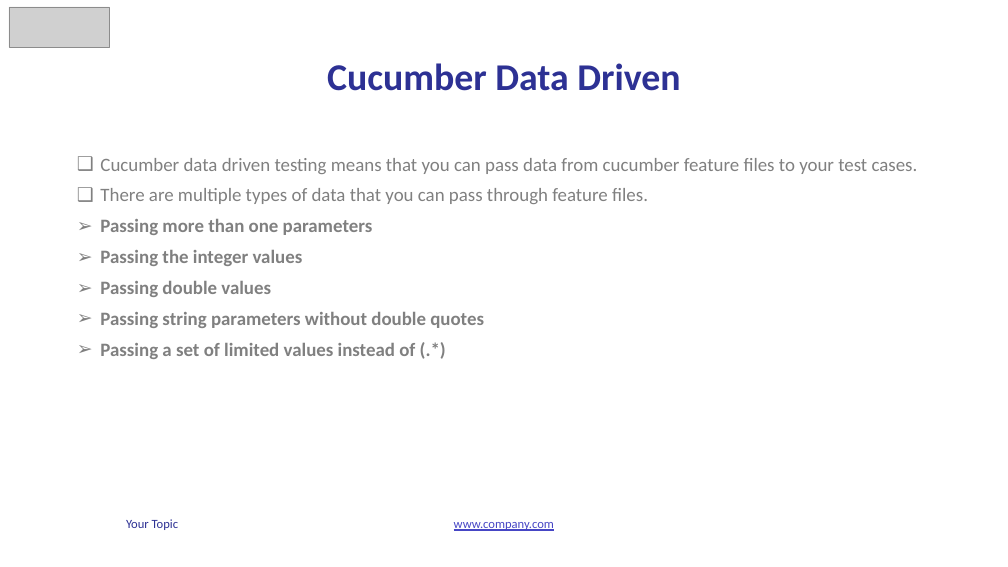
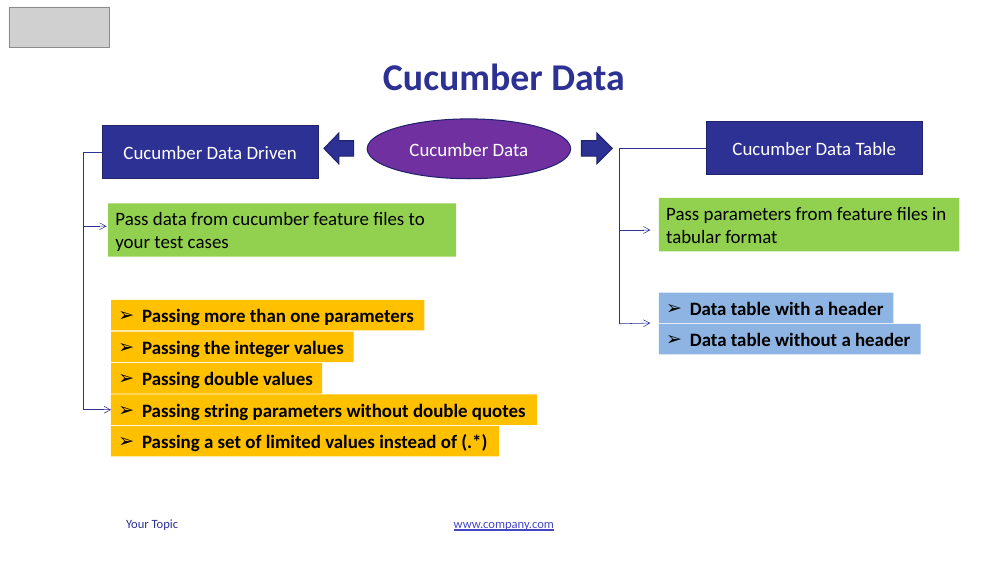
Before and after one commit to vunguyen2588/Cucumber, a slide deck: slide 15 of b4uconference_cucumber_slide.pptx. Drawn at 1008x567 pixels with LibreOffice and Linux fonts; fonts in the diff are those of the drawing; grey boxes stand for pictures. Boxes give left, top, right and bottom in pixels: in the first picture for what was removed or moved away, otherwise in the second. Text is boxed around its words. In the diff, an @@ line names an element or a change of style, - is before the commit and + after.

Commit message:
Slide

```diff
--- a/b4uconference_cucumber_slide.pptx
+++ b/b4uconference_cucumber_slide.pptx
@@ title at (383, 63, 624, 91): text changed @@
-Cucumber Data Driven
+Cucumber Data
@@ ellipse added at (368, 119, 571, 178), fill #7030A0, outline #21246D 1 pt, 18 pt, text #FFFFFF @@
+Cucumber Data
@@ rectangle added at (102, 126, 318, 178), fill #2D3194, outline #21246D 1 pt, 18 pt, text #FFFFFF @@
+Cucumber Data Driven
@@ left arrow added at (324, 133, 354, 164), fill #2D3194, outline #21246D 1 pt @@
@@ right arrow added at (582, 133, 613, 164), fill #2D3194, outline #21246D 1 pt @@
@@ line added from (706, 148) to (619, 148), #2D3194 0.5 pt @@
@@ line added from (619, 149) to (619, 324), #2D3194 0.5 pt @@
@@ rectangle added at (706, 122, 923, 175), fill #2D3194, outline #21246D 1 pt, 18 pt, text #FFFFFF @@
+Cucumber Data Table
@@ elbow arrow added from (102, 152) to (111, 410), #2D3194 0.5 pt @@
@@ text removed at (100, 158, 918, 359) @@
-❑ Cucumber data driven testing means that you can pass data from cucumber feature files to your test cases.
-❑ There are multiple types of data that you can pass through feature files.
-➢ Passing more than one parameters
-➢ Passing the integer values
-➢ Passing double values
-➢ Passing string parameters without double quotes
-➢ Passing a set of limited values instead of (.*)
@@ rectangle added at (108, 203, 456, 257), fill #92D050, 18 pt, text #000000 @@
+Pass data from cucumber feature files to your test cases
@@ rectangle added at (659, 198, 960, 252), fill #92D050, 18 pt, text #000000 @@
+Pass parameters from feature files in tabular format
@@ arrow added from (84, 226) to (107, 226), #2D3194 0.5 pt @@
@@ arrow added from (619, 230) to (650, 230), #2D3194 0.5 pt @@
@@ rectangle added at (659, 293, 893, 323), fill #8EB4E3, 18 pt, text #000000, bold @@
+➢ Data table with a header
@@ rectangle added at (111, 300, 424, 330), fill #FFC000, 18 pt, text #000000, bold @@
+➢ Passing more than one parameters
@@ arrow added from (619, 324) to (650, 323), #2D3194 0.5 pt @@
@@ rectangle added at (659, 324, 920, 354), fill #8EB4E3, 18 pt, text #000000, bold @@
+➢ Data table without a header
@@ text added at (142, 340, 344, 358), 18 pt, text #000000, bold @@
+➢ Passing the integer values
@@ text added at (142, 371, 313, 389), 18 pt, text #000000, bold @@
+➢ Passing double values
@@ rectangle added at (111, 395, 537, 425), fill #FFC000, 18 pt, text #000000, bold @@
+➢ Passing string parameters without double quotes
@@ rectangle added at (111, 426, 499, 456), fill #FFC000, 18 pt, text #000000, bold @@
+➢ Passing a set of limited values instead of (.*)
```
Also in this commit, not shown: 7 other slides changed, 5 other files.
